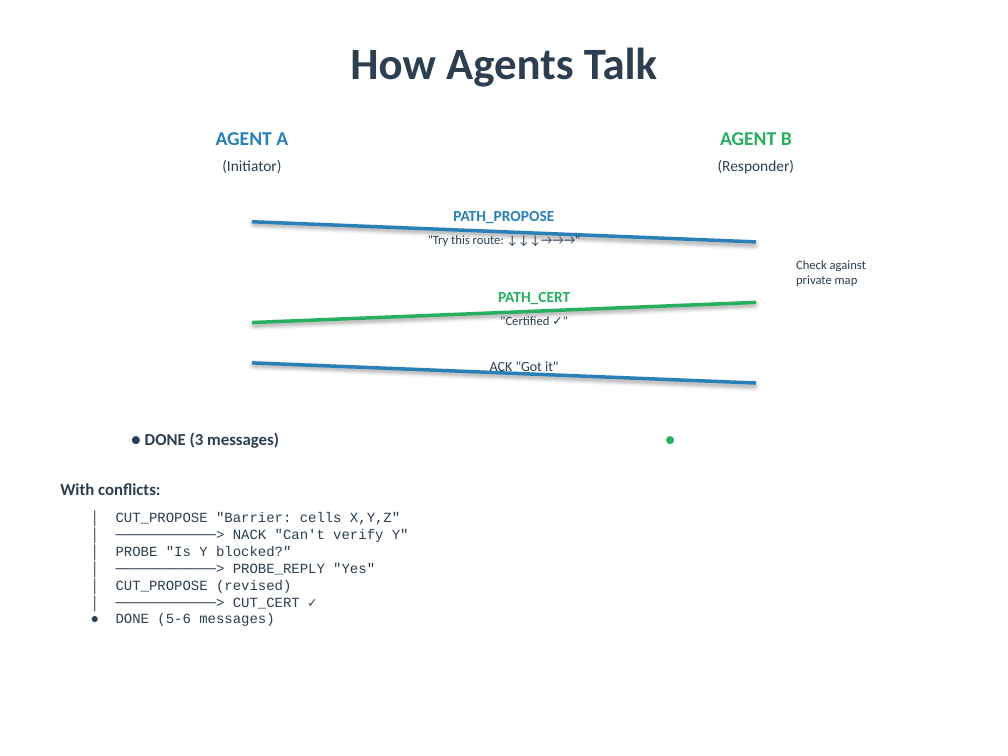
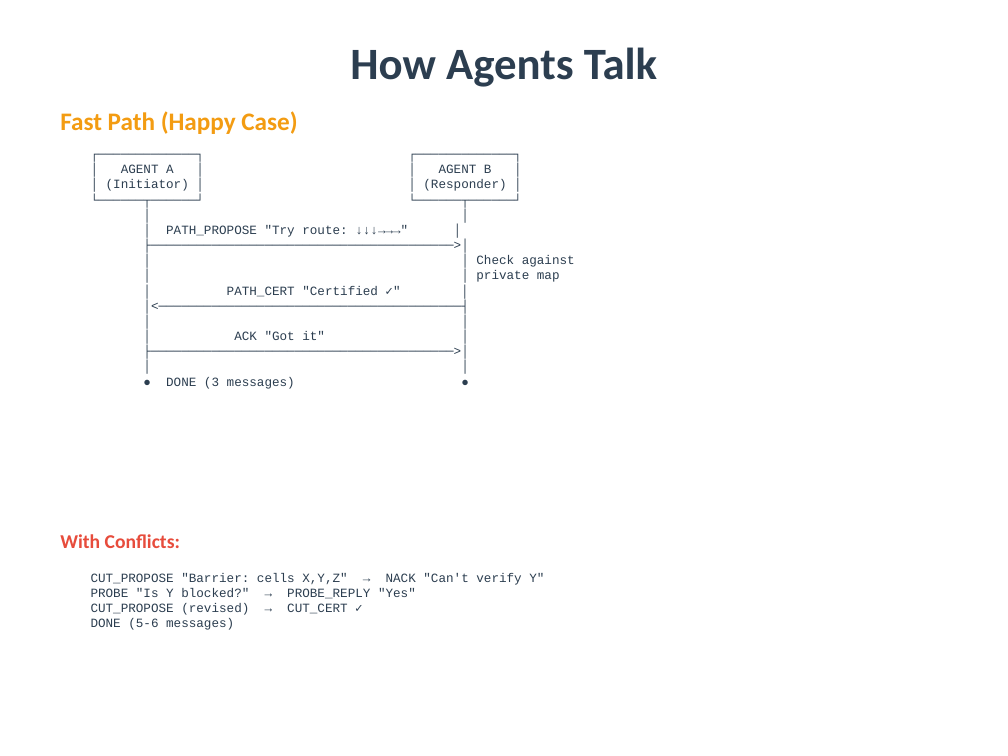
Before and after one commit to Bryan-Nsoh/slide-maker, a slide deck: slide 2 of CertTalk_Presentation.pptx. Drawn at 1008x756 pixels with LibreOffice and Linux fonts; fonts in the diff are those of the drawing. Boxes give left, top, right and bottom in pixels: in the first picture for what was removed or moved away, otherwise in the second. Text is boxed around its words. In the diff, an @@ line names an element or a change of style, - is before the commit and + after.

```diff
--- a/CertTalk_Presentation.pptx
+++ b/CertTalk_Presentation.pptx
@@ text added at box(60, 111, 297, 134), 18 pt, text #F39C12, bold @@
+Fast Path (Happy Case)
@@ text removed at box(216, 132, 288, 145) @@
-AGENT A
@@ text removed at box(720, 132, 792, 145) @@
-AGENT B
@@ text at box(106, 164, 575, 389): text changed; size 11 to 9 pt; font Calibri to Courier New @@
-(Initiator)
+┌─────────────┐ ┌─────────────┐
+│ AGENT A │ │ AGENT B │
+│ (Initiator) │ │ (Responder) │
+└──────┬──────┘ └──────┬──────┘
+│ │
+│ PATH_PROPOSE "Try route: ↓↓↓→→→" │
+├────────────────────────────────────────>│
+│ │ Check against
+│ │ private map
+│ PATH_CERT "Certified ✓" │
+│<────────────────────────────────────────┤
+│ │
+│ ACK "Got it" │
+├────────────────────────────────────────>│
+│ │
+● DONE (3 messages) ●
@@ text removed at box(718, 160, 795, 174) @@
-(Responder)
@@ line removed from (252, 222) to (756, 242) @@
@@ text removed at box(428, 233, 504, 246) @@
-"Try this route: ↓↓↓→→→"
@@ text removed at box(453, 211, 554, 223) @@
-PATH_PROPOSE
@@ text removed at box(796, 260, 866, 286) @@
-Check against
-private map
@@ text removed at box(498, 292, 570, 304) @@
-PATH_CERT
@@ line removed from (756, 302) to (252, 323) @@
@@ text removed at box(500, 314, 549, 325) @@
-"Certified ✓"
@@ text removed at box(490, 359, 558, 375) @@
-ACK "Got it"
@@ line removed from (252, 363) to (756, 383) @@
@@ text removed at box(145, 432, 279, 448) @@
-● DONE (3 messages)
@@ text removed at box(655, 423, 756, 454) @@
-●
@@ text at box(60, 534, 180, 548): text changed; size 12 to 14 pt; text colour #2C3E50 to #E74C3C @@
-With conflicts:
+With Conflicts:
@@ text at box(91, 573, 544, 630): text changed; size 10 to 9 pt @@
-│ CUT_PROPOSE "Barrier: cells X,Y,Z"
-│ ────────────> NACK "Can't verify Y"
-│ PROBE "Is Y blocked?"
-│ ────────────> PROBE_REPLY "Yes"
-│ CUT_PROPOSE (revised)
-│ ────────────> CUT_CERT ✓
-● DONE (5-6 messages)
+CUT_PROPOSE "Barrier: cells X,Y,Z" → NACK "Can't verify Y"
+PROBE "Is Y blocked?" → PROBE_REPLY "Yes"
+CUT_PROPOSE (revised) → CUT_CERT ✓
+DONE (5-6 messages)
```
Also in this commit, not shown: 3 other slides changed, 2 other files.
